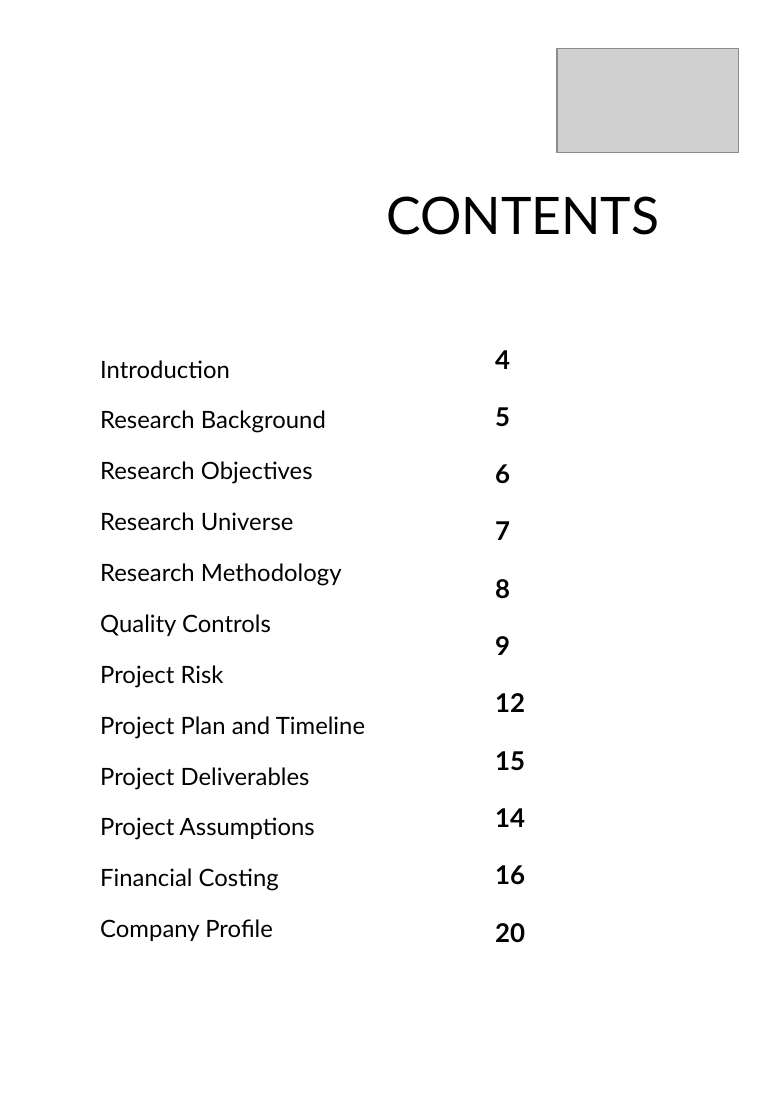
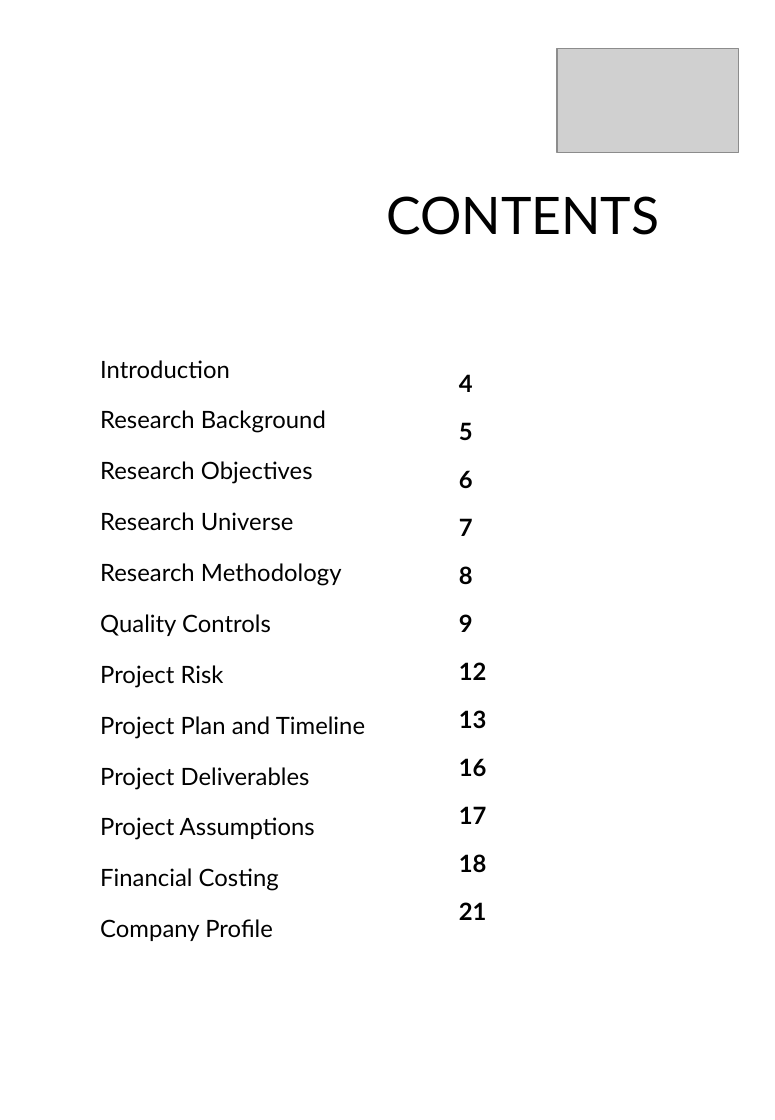
Before and after one commit to codingfaith/AI-Proposal-Generator, a slide deck: slide 3 of assets/template.pptx. Drawn at 775x1120 pixels with LibreOffice and Linux fonts; fonts in the diff are those of the drawing; grey boxes stand for pictures; background and template pictures are left out. Boxes give left, top, right and bottom in pixels: in the first picture for what was removed or moved away, otherwise in the second. Text is boxed around its words. In the diff, an @@ line names an element or a change of style, - is before the commit and + after.

```diff
--- a/assets/template.pptx
+++ b/assets/template.pptx
@@ text "4" moved from (x1=495, y1=350, x2=525, y2=943) to (x1=459, y1=374, x2=487, y2=920) @@
@@ text at (x1=459, y1=374, x2=487, y2=777): size 18 to 16.6 pt in "4", "5", "6", "7" and 4 more places; line spacing 1.5 to 1.3 @@
@@ text at (x1=459, y1=710, x2=487, y2=729): text changed; size 18 to 16.6 pt @@
-15
-14
+13
@@ text at (x1=459, y1=806, x2=487, y2=920): text changed; size 18 to 16.6 pt @@
-20
+17
+18
+21
```
Also in this commit, not shown: 2 other slides changed, 1 slide added.
